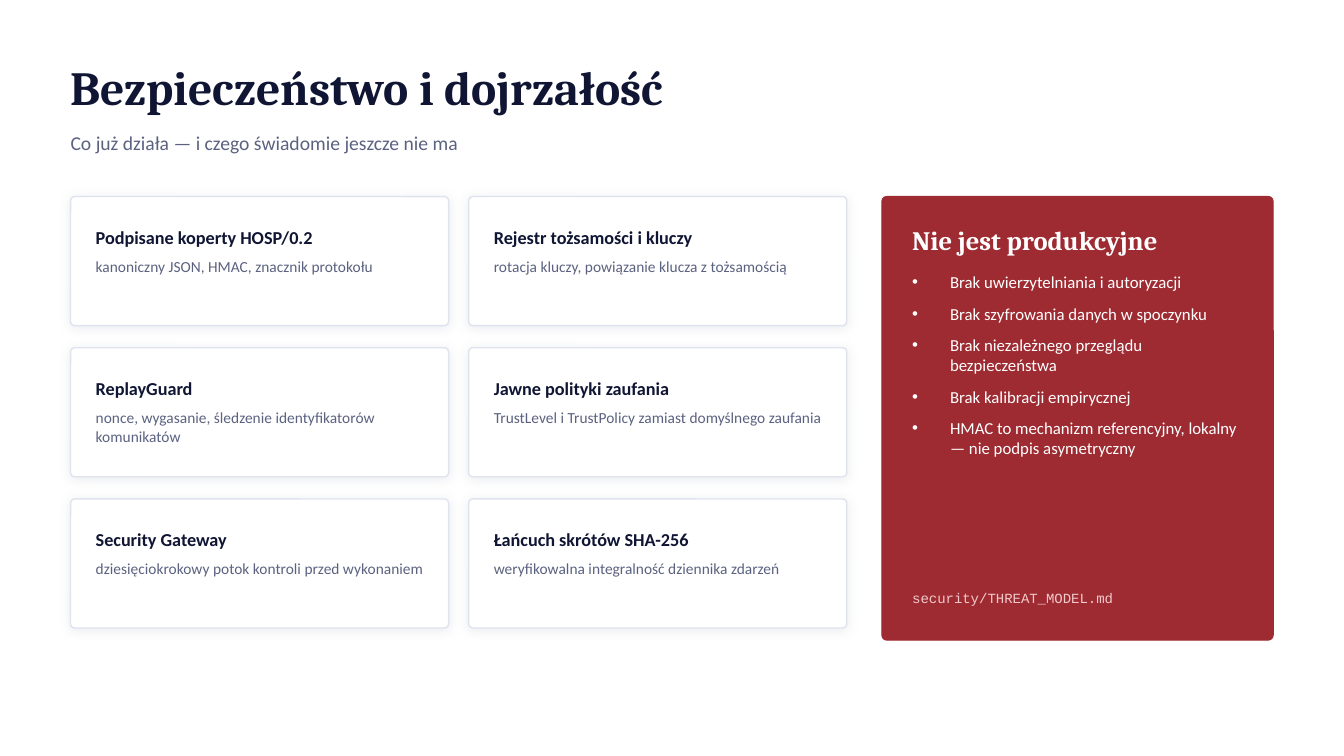
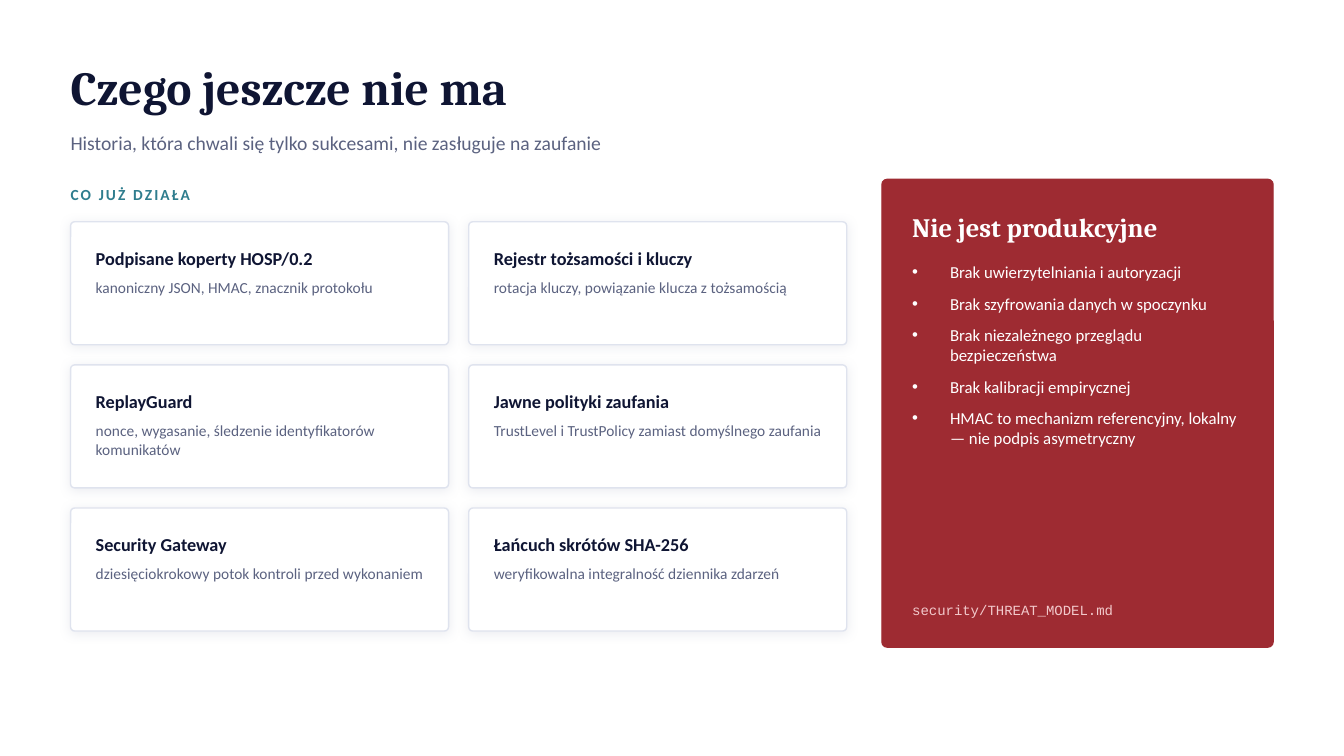
Before and after one commit to dudsi101-svg/Human-os, a slide deck: slide 18 of docs/presentation/Human-OS-prezentacja.pptx (slide 11 before the commit). Drawn at 1344x756 pixels with LibreOffice and Linux fonts; fonts in the diff are those of the drawing. Boxes give left, top, right and bottom in pixels: in the first picture for what was removed or moved away, otherwise in the second. Text is boxed around its words. In the diff, an @@ line names an element or a change of style, - is before the commit and + after.

```diff
--- a/docs/presentation/Human-OS-prezentacja.pptx
+++ b/docs/presentation/Human-OS-prezentacja.pptx
@@ text at [71, 72, 507, 116]: text changed; size 14 to 34 pt; font Calibri to Cambria; text colour #5B6280 to #0F1533; bold on @@
-Co już działa — i czego świadomie jeszcze nie ma
+Czego jeszcze nie ma
@@ text removed at [71, 71, 663, 116] @@
-Bezpieczeństwo i dojrzałość
@@ text added at [71, 136, 601, 154], 14 pt, text #5B6280 @@
+Historia, która chwali się tylko sukcesami, nie zasługuje na zaufanie
@@ rounded rectangle: place and size @@
-rounded rectangle at [882, 197, 1273, 640]
+rounded rectangle at [882, 179, 1273, 647]
@@ text added at [71, 187, 190, 200], 11 pt, text #2F7D8E, bold @@
+CO JUŻ DZIAŁA
@@ text "Nie jest produkcyjne": place and size @@
-text "Nie jest produkcyjne" at [912, 231, 1158, 256]
+text "Nie jest produkcyjne" at [912, 218, 1158, 243]
@@ rounded rectangle: place and size @@
-rounded rectangle at [71, 197, 449, 326]
+rounded rectangle at [71, 222, 449, 345]
@@ proportions changed in 6 elements at [71, 508, 449, 631], [469, 508, 847, 631], [71, 365, 449, 488], [469, 365, 847, 488], [71, 222, 449, 345], [469, 222, 847, 345] @@
@@ rounded rectangle: place and size @@
-rounded rectangle at [469, 197, 847, 326]
+rounded rectangle at [469, 222, 847, 345]
@@ text "Brak uwierzytelniania i autoryzacji": place and size @@
-text "Brak uwierzytelniania i autoryzacji" at [950, 276, 1237, 457]
+text "Brak uwierzytelniania i autoryzacji" at [950, 266, 1237, 447]
@@ 4 texts: place and size @@
-4 texts at [96, 231, 787, 275]
+4 texts at [96, 252, 787, 296]
@@ rounded rectangle: place and size @@
-rounded rectangle at [71, 348, 449, 477]
+rounded rectangle at [71, 365, 449, 488]
@@ rounded rectangle: place and size @@
-rounded rectangle at [469, 348, 847, 477]
+rounded rectangle at [469, 365, 847, 488]
@@ 4 texts: place and size @@
-4 texts at [96, 382, 821, 442]
+4 texts at [96, 395, 821, 455]
@@ rounded rectangle: place and size @@
-rounded rectangle at [71, 499, 449, 628]
+rounded rectangle at [71, 508, 449, 631]
@@ rounded rectangle: place and size @@
-rounded rectangle at [469, 499, 847, 628]
+rounded rectangle at [469, 508, 847, 631]
@@ 4 texts: place and size @@
-4 texts at [96, 533, 779, 577]
+4 texts at [96, 538, 779, 582]
@@ text "security/THREAT_MODEL.md": place and size @@
-text "security/THREAT_MODEL.md" at [912, 593, 1113, 606]
+text "security/THREAT_MODEL.md" at [912, 605, 1113, 618]
```
Also in this commit, not shown: 5 other slides changed, 11 slides added, 5 slides removed, 2 other files.
